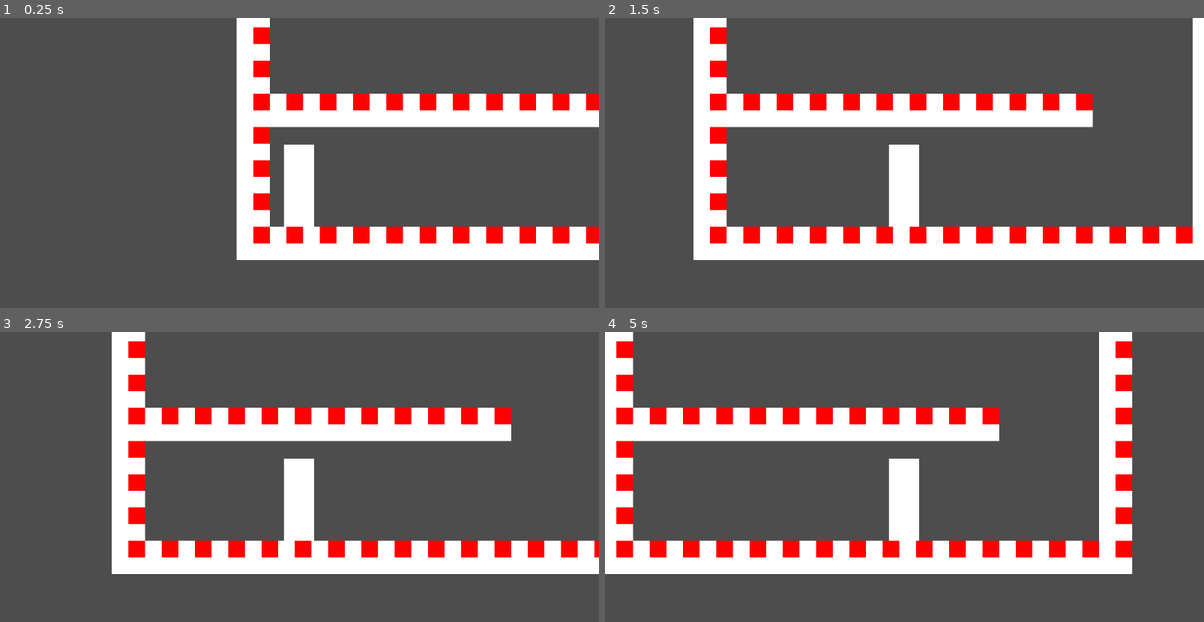
Above: before the commit, frames 1-4 (two rows, left to right).
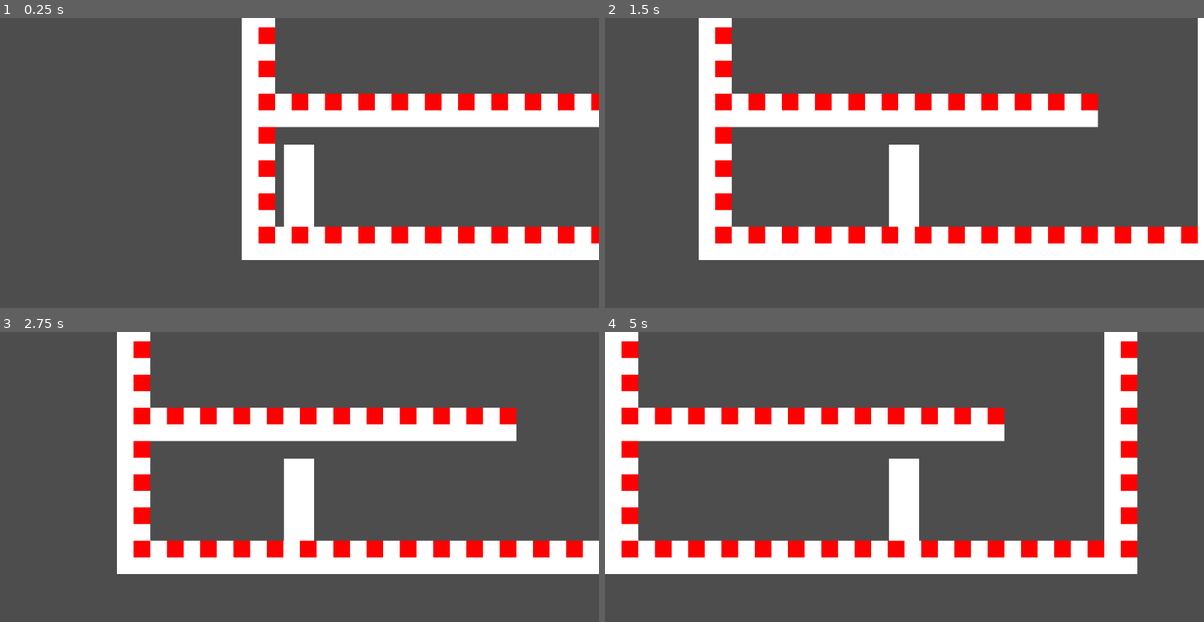
Above: after the commit, the same moments.

Repository: cruel-unusual-media/shotgun-hands
Game: Godot game, scene res://Levels/Scenes/test.tscn
Two runs of this game, one before a commit and one after it. Both use one fixed random seed, a clock stepped at 60 frames per second and the inputs below. This scene is started directly instead of the project's main scene.
Inputs (mouse positions are in pixels of both pictures, inside the frame that each line leads up to):
- Up to frame 1 (0.25 s): no input
- Up to frame 2 (1.5 s): tap Enter (ui_accept) at 0.5, 0.77 s; move the mouse to (1036, 168) at 0.52 s; hold Right (ui_right) from 0.53 s (still down); click (1036, 168) at 0.67 s; move the mouse to (784, 203) at 1.27 s
- Up to frame 3 (2.75 s): tap Enter (ui_accept) at 1.52 s; move the mouse to (359, 424) at 2.02 s; release Right (ui_right) at 2.03 s; hold Left (ui_left) from 2.03 s (still down)
- Up to frame 4 (5 s): move the mouse to (874, 566) at 2.77 s; release Left (ui_left) at 2.78 s; hold Right (ui_right) 2.78-4.28 s; click (874, 566) at 2.92 s; tap Enter (ui_accept) at 3.02, 3.77, 4.52 s; move the mouse to (1084, 549) at 3.52 s; move the mouse to (724, 450) at 4.27 s; hold Left (ui_left) from 4.28 s (still down)

The runs differ from the first frame. In frame 1, 4.0% of the frame differs, in the area x 39-99%, y 0-84%; in frame 2, 5.3%; in frame 3, 4.6%; in frame 4, 5.6%, in the area x 1-89%, y 0-84%.

Commit message:
fix selection outline visibility again

Diff:
--- a/Levels/Scenes/test.tscn
+++ b/Levels/Scenes/test.tscn
@@ -1,9 +1,10 @@
-[gd_scene load_steps=5 format=4 uid="uid://byocn5xc5pqem"]
+[gd_scene load_steps=6 format=4 uid="uid://byocn5xc5pqem"]
 
 [ext_resource type="Script" uid="uid://b8jimhiabxqwq" path="res://Classes/Nodes/Level.gd" id="1_wck56"]
 [ext_resource type="Script" uid="uid://cpya70aw6wa8c" path="res://Classes/Nodes/LevelRoom.gd" id="2_p3f6t"]
 [ext_resource type="TileSet" uid="uid://h5ykt387ck0w" path="res://Tilesets/Resources/debug.tres" id="3_yucxy"]
 [ext_resource type="Script" uid="uid://dgh8puau3rarb" path="res://Classes/Nodes/LevelStart.gd" id="4_apk60"]
+[ext_resource type="Script" uid="uid://c116lbly7rw0s" path="res://Classes/Nodes/RoomEntrance.gd" id="5_yucxy"]
 
 [node name="Test" type="Node2D"]
 script = ExtResource("1_wck56")
@@ -28,8 +29,12 @@
 tile_set = ExtResource("3_yucxy")
 
 [node name="level_start" type="Node2D" parent="asdasd/main"]
-position = Vector2(120.94269, -39.77838)
+position = Vector2(110.9082, -29.579834)
 script = ExtResource("4_apk60")
+
+[node name="@Node2D@32617" type="Node2D" parent="asdasd/main"]
+position = Vector2(924.5284, -41.96656)
+script = ExtResource("5_yucxy")
 
 [node name="foreground" type="Node2D" parent="asdasd"]
 
Not shown, changed: addons/sgh_le/scenes/main.tscn
Not shown, changed: addons/sgh_le/scenes/proxies/selection_outline_panel.tscn
